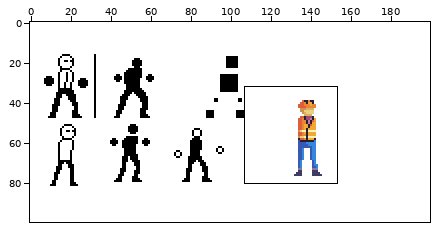
Pixel-art file, stored at Player/PlayerSheet.aseprite. The picture above shows the old version from afar; the outline marks the close-up.
Close-up. Old version:
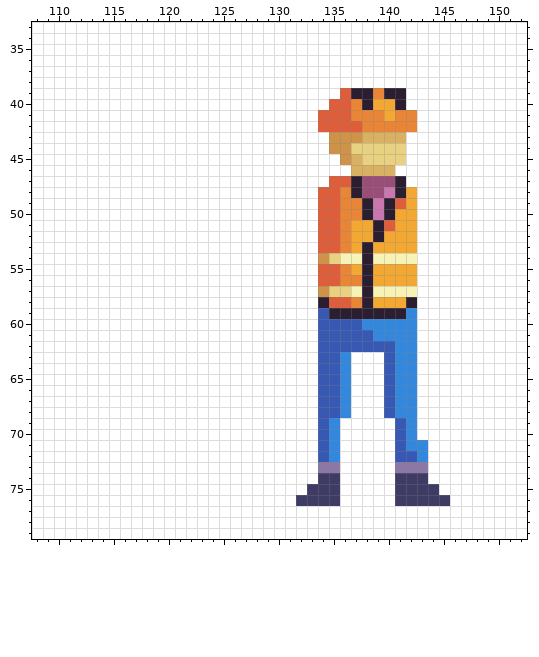
200x100 pixels, 1 frame. Shown: x 108..152, y 33..79.
After:
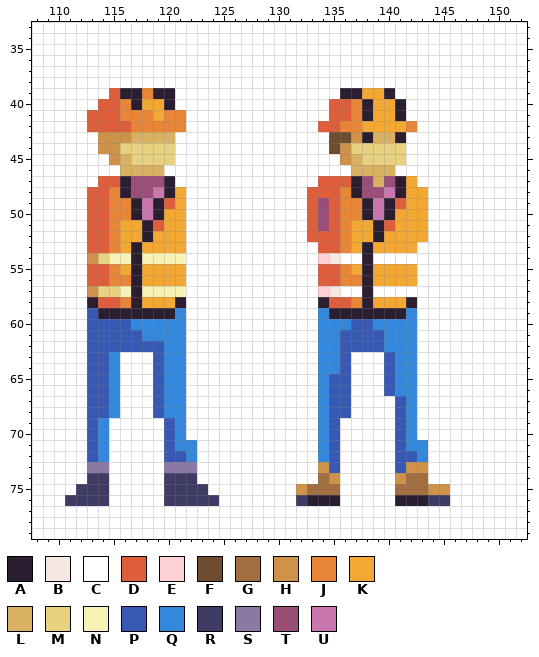
Palette (. is transparent): A #2c1e31  B #f6e8e0  C #ffffff  D #de5d3a  E #ffd1d5  F #6e4c30  G #a26d3f  H #ce9248  J #e98537  K #f3a833  L #dab163  M #e8d282  N #f7f3b7  P #3859b3  Q #3388de  R #3e3b65  S #8c78a5  T #9a4d76  U #c878af
From old to new:
Layer "Layer 1":
y 39: x 115..120 CCCCCC -> DAAJAA; x 136 D -> A; x 138..139 AJ -> KK; x 141 A -> C
y 40: x 114..120 CCCCCCC -> DDJAKKA
y 41: x 113..121 CCCCCCCCC -> DDDJJJKJJ; x 134 D -> C; x 138..139 JJ -> AK; x 141..142 JJ -> AC
y 42: x 113..121 CCCCCCCCC -> DDDDJJJJJ; x 136..141 DDJJJJ -> JJKKKK
y 43: x 114..120 CCCCCCC -> HHHLLLL; x 135..136 HH -> FF; x 138 L -> A; x 141 L -> A
y 44: x 114..120 CCCCCCC -> HHMMMMM; x 135 H -> F
y 45: x 115..120 CCCCCC -> HLMMMM
y 46: x 116..119 CCCC -> LLLL
y 47: x 114..120 CCCCCCC -> DDATTTA; x 134 C -> D; x 139 T -> L; x 142 C -> K
y 48: x 113..121 CCCCCCCCC -> DDJATTUAK; x 133 C -> D; x 143 C -> K
y 49: x 113..121 CCCCCCCCC -> DDJJAUADK; x 133..134 CD -> DT; x 143 C -> K
y 50: x 113..121 CCCCCCCCC -> DDJJAUAKK; x 133..134 CD -> DT; x 143 C -> K
y 51: x 113..121 CCCCCCCCC -> DDJKKADKK; x 133..134 CD -> DT; x 143 C -> K
y 52: x 113..121 CCCCCCCCC -> DDJKKAKKK; x 133 C -> D; x 143 C -> K
y 53: x 113..121 CCCCCCCCC -> DDJKAKKKK
y 54: x 113..121 CCCCCCCCC -> HMNNANNNN; x 134..137 HMNN -> EBCC; x 139..142 NNNN -> CCCC
y 55: x 113..121 CCCCCCCCC -> DDJKAKKKK
y 56: x 113..121 CCCCCCCCC -> DDJJAKKKK
y 57: x 113..121 CCCCCCCCC -> HMMNANNNN; x 134..137 HMMN -> EBCC; x 139..142 NNNN -> CCCC
y 58: x 113..121 CCCCCCCCC -> ADDJAKKKA
y 59: x 113..121 CCCCCCCCC -> PAAAAAAAQ; x 134 P -> Q
y 60: x 113..121 CCCCCCCCC -> PPPPQQQQQ; x 134..136 PPP -> QQQ; x 138 Q -> P
y 61: x 113..121 CCCCCCCCC -> PPPPPQQQQ; x 134..135 PP -> QQ; x 139 Q -> P
y 62: x 113..121 CCCCCCCCC -> PPPPPPPQQ; x 134..135 PP -> QQ; x 140 P -> Q
y 63..64: x 113..115 CCC -> PPQ; x 119..121 CCC -> PQQ; x 134..136 PPQ -> QQP
y 65..66: x 113..115 CCC -> PPQ; x 119..121 CCC -> PQQ; x 134 P -> Q; x 136 Q -> P
y 67..68: x 113..115 CCC -> PPQ; x 119..121 CCC -> PQQ; x 134 P -> Q; x 136 Q -> P; x 140..141 PQ -> CP
y 69..70: x 113..114 CC -> PQ; x 120..121 CC -> PQ; x 134..135 PQ -> QP
y 71: x 113..114 CC -> PQ; x 120..122 CCC -> PQQ; x 134..135 PQ -> QP
y 72: x 113..114 CC -> PQ; x 120..122 CCC -> PPQ; x 134..135 PQ -> QP
y 73: x 113..114 CC -> SS; x 120..122 CCC -> SSS; x 134..135 SS -> HP; x 141..143 SSS -> PHH
y 74: x 113..114 CC -> RR; x 120..122 CCC -> RRR; x 134..135 RR -> GH; x 141..143 RRR -> HGG
y 75: x 112..114 CCC -> RRR; x 120..123 CCCC -> RRRR; x 132..135 CRRR -> HGGG; x 141..145 RRRRC -> GGGHH
y 76: x 111..114 CCCC -> RRRR; x 120..124 CCCCC -> RRRRR; x 133..135 RRR -> AAA; x 141..143 RRR -> AAA
Boxes around the changes in both close-ups, in picture pixels (x1, y1, x2, y2):
changed: (65, 88, 219, 506)
changed: (296, 88, 450, 506)
